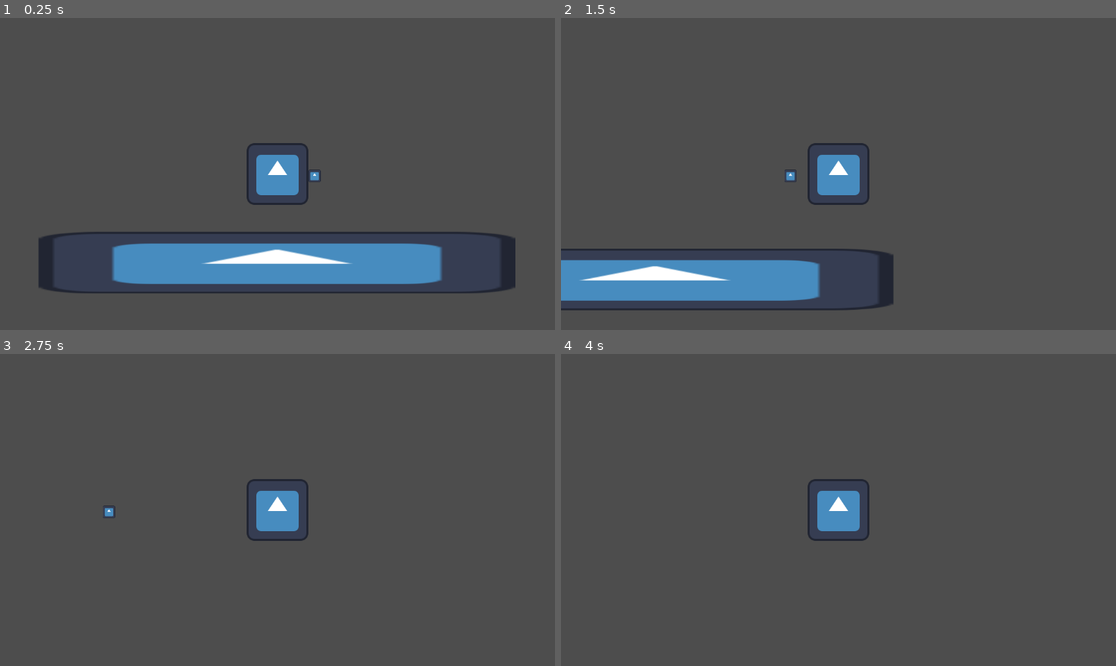
Above: before the commit, frames 1-4 (two rows, left to right).
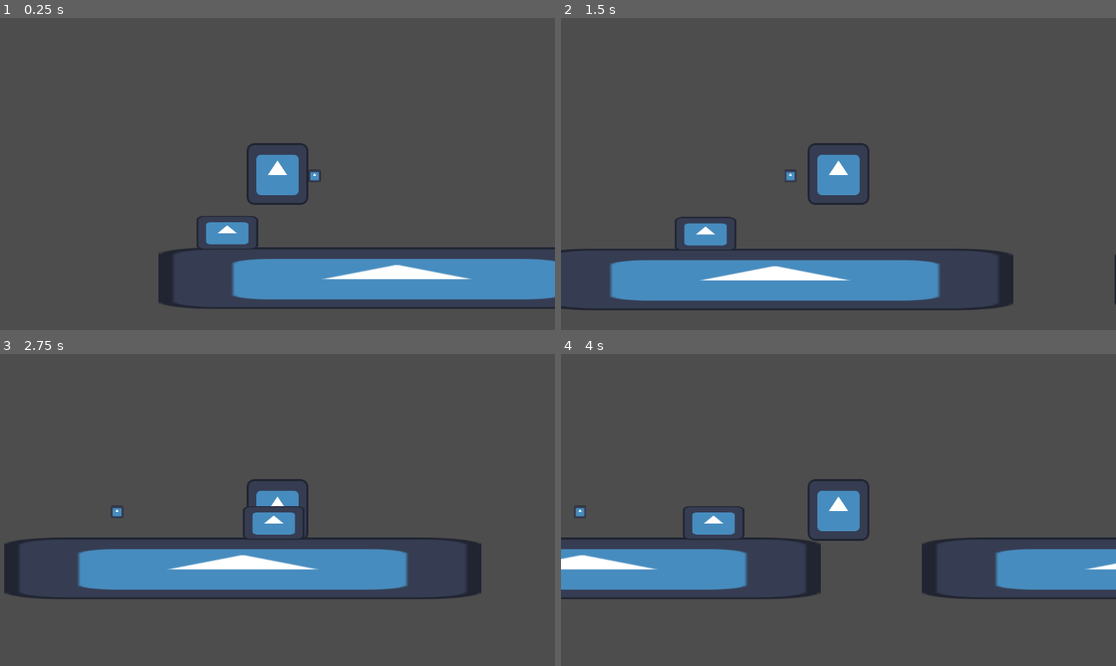
Above: after the commit, the same moments.

Repository: Sqealbert/bad_ideas_game_jam
Game: Godot game, scene res://scenes/test.tscn
The game is run twice, just before and just after one commit, with the same random seed, the same clock (stepped at 60 frames per second) and the same inputs. The engine's default icon, where the game draws it, is replaced by a stand-in: a white triangle on a blue panel in a dark square.
Inputs (mouse positions are in pixels of both pictures, inside the frame that each line leads up to):
- Up to frame 1 (0.25 s): no input
- Up to frame 2 (1.5 s): move the mouse to (960, 158) at 0.52 s; hold D (move_right) from 0.53 s (still down); click (960, 158) at 0.6 s; tap Space (jump) at 0.77 s; move the mouse to (727, 189) at 1.27 s; click (727, 189) at 1.35 s
- Up to frame 3 (2.75 s): tap Space (jump) at 1.52 s; move the mouse to (333, 441) at 2.02 s; release D (move_right) at 2.03 s; hold A (move_left) from 2.03 s (still down); click (333, 441) at 2.1 s
- Up to frame 4 (4 s): move the mouse to (810, 572) at 2.77 s; release A (move_left) at 2.78 s; hold D (move_right) from 2.78 s (still down); click (810, 572) at 2.85 s; tap Space (jump) at 3.02, 3.77 s; move the mouse to (1005, 556) at 3.52 s; click (1005, 556) at 3.6 s

The runs differ from the first frame. In frame 1, 13% of the frame differs, in the area x 7-100%, y 63-94%; in frame 2, 7.2%; in frame 3, 11%; in frame 4, 10%.

Commit message:
adding base walking enemy and a child enemy using states periodicly changing from idle to moving. added state scenes, whitch could be used for modular enemy creation. all is in a separate folder

Diff:
--- /dev/null
+++ b/enemies/base_enemy/BaseEnemy.tscn
@@ -0,0 +1,44 @@
+[gd_scene load_steps=5 format=3 uid="uid://bhdqvrokkm3o5"]
+
+[ext_resource type="Texture2D" uid="uid://c2wc5eupjnxcv" path="res://audio/icon.svg" id="1_e07sp"]
+[ext_resource type="Script" uid="uid://chbyimuucsvtv" path="res://enemies/base_enemy/base_enemy.gd" id="1_s437t"]
+
+[sub_resource type="RectangleShape2D" id="RectangleShape2D_e07sp"]
+size = Vector2(116, 64.84018)
+
+[sub_resource type="SeparationRayShape2D" id="SeparationRayShape2D_s437t"]
+
+[node name="BaseEnemy" type="CharacterBody2D"]
+collision_layer = 2
+script = ExtResource("1_s437t")
+
+[node name="Sprite2D" type="Sprite2D" parent="."]
+scale = Vector2(1, 0.546875)
+texture = ExtResource("1_e07sp")
+
+[node name="BodyCollision" type="CollisionShape2D" parent="."]
+position = Vector2(-1, 0)
+shape = SubResource("RectangleShape2D_e07sp")
+
+[node name="SenceCollision" type="Node2D" parent="."]
+
+[node name="TraceLeft" type="Area2D" parent="SenceCollision"]
+collision_layer = 0
+
+[node name="TraceLeftGround" type="CollisionShape2D" parent="SenceCollision/TraceLeft"]
+position = Vector2(-64, 29)
+rotation = 0.5235988
+shape = SubResource("SeparationRayShape2D_s437t")
+
+[node name="TraceRight" type="Area2D" parent="SenceCollision"]
+collision_layer = 0
+
+[node name="TraceRightGround" type="CollisionShape2D" parent="SenceCollision/TraceRight"]
+position = Vector2(63, 28)
+rotation = -0.5235988
+shape = SubResource("SeparationRayShape2D_s437t")
+
+[node name="States" type="Node" parent="."]
+
+[connection signal="body_exited" from="SenceCollision/TraceLeft" to="." method="ledge_collision_detect"]
+[connection signal="body_exited" from="SenceCollision/TraceRight" to="." method="ledge_collision_detect"]
--- /dev/null
+++ b/enemies/base_enemy/base_enemy.gd
@@ -0,0 +1,45 @@
+extends CharacterBody2D
+class_name BaseEnemy
+
+const SPEED = 10000.0
+var curent_direction:Vector2 = Vector2(1, 0)
+
+# state handeling
+var current_state
+@export var current_state_index: int = 999
+
+
+
+func _ready() -> void:
+	# inicialise states if begining state exists else return error
+	if current_state_index != 999:
+		current_state = $States.get_children()[current_state_index]
+		for state in $States.get_children():
+			state.init(self)
+	elif $States.get_children().size(): # if has children raise an error
+		push_error("Enemy " + self.name + " has no beginning state")
+
+func turn():
+	curent_direction.x *= -1
+
+func _physics_process(delta: float) -> void:
+
+	# do AI logic
+	AI(delta)
+
+
+	move_and_slide()
+
+func AI(delta):
+	# Add the gravity.
+	if not is_on_floor():
+		velocity += get_gravity() * delta
+
+	velocity.x = SPEED * curent_direction.x * delta
+
+
+	if is_on_wall():
+		turn()
+
+func ledge_collision_detect(_body: Node2D):
+	turn()
--- /dev/null
+++ b/enemies/example_enemy_states/Walker.tscn
@@ -0,0 +1,23 @@
+[gd_scene load_steps=5 format=3 uid="uid://b72lipvoxrkk4"]
+
+[ext_resource type="PackedScene" uid="uid://bhdqvrokkm3o5" path="res://enemies/base_enemy/BaseEnemy.tscn" id="1_bltr0"]
+[ext_resource type="Script" uid="uid://b5hcmmrgnjrk6" path="res://enemies/example_enemy_states/walker.gd" id="2_c4nb7"]
+[ext_resource type="PackedScene" uid="uid://bsw3ysvyq6sik" path="res://enemies/states/st_walk.tscn" id="3_cssdf"]
+[ext_resource type="PackedScene" uid="uid://djfk6nmcvncb1" path="res://enemies/states/st_idle.tscn" id="4_k4eym"]
+
+[node name="WalkerEnemy" instance=ExtResource("1_bltr0")]
+scale = Vector2(0.495, 2.19)
+script = ExtResource("2_c4nb7")
+
+[node name="BodyCollision" parent="." index="1"]
+position = Vector2(-0.99999976, -1.8507378e-06)
+scale = Vector2(0.9999999, 1)
+
+[node name="ST_Walk" parent="States" index="0" instance=ExtResource("3_cssdf")]
+
+[node name="ST_Idle" parent="States" index="1" instance=ExtResource("4_k4eym")]
+
+[node name="StateSwitchTimer" type="Timer" parent="." index="4"]
+autostart = true
+
+[connection signal="timeout" from="StateSwitchTimer" to="." method="_on_state_switch_timer_timeout"]
--- /dev/null
+++ b/enemies/example_enemy_states/walker.gd
@@ -0,0 +1,17 @@
+extends BaseEnemy
+
+
+func AI(delta):
+	# Add the gravity.
+	if not is_on_floor():
+		velocity += get_gravity() * delta
+
+	if is_on_wall():
+		turn()
+
+	current_state.run(delta)
+
+func _on_state_switch_timer_timeout() -> void:
+	current_state_index = !current_state_index # switches between 0 and 1
+
+	current_state = $States.get_children()[current_state_index]
--- /dev/null
+++ b/enemies/states/BaseState.tscn
@@ -0,0 +1,6 @@
+[gd_scene load_steps=2 format=3 uid="uid://iv6x7jvrkl1j"]
+
+[ext_resource type="Script" uid="uid://bc5iwyiju45i7" path="res://enemies/states/base_state.gd" id="1_7ohkm"]
+
+[node name="BaseState" type="Node"]
+script = ExtResource("1_7ohkm")
--- /dev/null
+++ b/enemies/states/base_state.gd
@@ -0,0 +1,10 @@
+class_name BaseState extends Node
+
+var parent: BaseEnemy
+
+func init(enemyparent: BaseEnemy):
+	parent = enemyparent
+
+func run(_delta):
+	print("base")
+	pass
--- /dev/null
+++ b/enemies/states/st_idle.gd
@@ -0,0 +1,4 @@
+class_name ST_Idle extends BaseState
+
+func run(_delta):
+	parent.velocity.x = 0
--- /dev/null
+++ b/enemies/states/st_idle.tscn
@@ -0,0 +1,7 @@
+[gd_scene load_steps=3 format=3 uid="uid://djfk6nmcvncb1"]
+
+[ext_resource type="PackedScene" uid="uid://iv6x7jvrkl1j" path="res://enemies/states/BaseState.tscn" id="1_orhq1"]
+[ext_resource type="Script" uid="uid://b7mxvmxqdy28t" path="res://enemies/states/st_idle.gd" id="2_0dncl"]
+
+[node name="ST_Idle" instance=ExtResource("1_orhq1")]
+script = ExtResource("2_0dncl")
--- /dev/null
+++ b/enemies/states/st_walk.gd
@@ -0,0 +1,4 @@
+class_name ST_Walk extends BaseState
+
+func run(delta):
+	parent.velocity.x = parent.SPEED * parent.curent_direction.x * delta
--- /dev/null
+++ b/enemies/states/st_walk.tscn
@@ -0,0 +1,7 @@
+[gd_scene load_steps=3 format=3 uid="uid://bsw3ysvyq6sik"]
+
+[ext_resource type="PackedScene" uid="uid://iv6x7jvrkl1j" path="res://enemies/states/BaseState.tscn" id="1_abpb2"]
+[ext_resource type="Script" uid="uid://x1fc5mwd04ov" path="res://enemies/states/st_walk.gd" id="2_0fqsy"]
+
+[node name="ST_Walk" instance=ExtResource("1_abpb2")]
+script = ExtResource("2_0fqsy")
--- a/scenes/test.tscn
+++ b/scenes/test.tscn
@@ -1,7 +1,9 @@
-[gd_scene load_steps=4 format=3 uid="uid://b26s4j7cwwjxt"]
+[gd_scene load_steps=6 format=3 uid="uid://b26s4j7cwwjxt"]
 
 [ext_resource type="PackedScene" uid="uid://casgcs7q8ujxx" path="res://scenes/player.tscn" id="1_errlg"]
 [ext_resource type="Texture2D" uid="uid://cmsunywnrf3cr" path="res://scripts/icon.svg" id="2_bl13t"]
+[ext_resource type="PackedScene" uid="uid://b72lipvoxrkk4" path="res://enemies/example_enemy_states/Walker.tscn" id="3_74lek"]
+[ext_resource type="PackedScene" uid="uid://bhdqvrokkm3o5" path="res://enemies/base_enemy/BaseEnemy.tscn" id="3_iyx0m"]
 
 [sub_resource type="RectangleShape2D" id="RectangleShape2D_iyx0m"]
 size = Vector2(984, 120)
@@ -9,6 +11,7 @@
 [node name="Test" type="Node2D"]
 
 [node name="Player" parent="." instance=ExtResource("1_errlg")]
+position = Vector2(-249, -32)
 
 [node name="StaticBody2D" type="StaticBody2D" parent="."]
 
@@ -20,3 +23,22 @@
 position = Vector2(-1, 247)
 scale = Vector2(7.734375, 1)
 texture = ExtResource("2_bl13t")
+
+[node name="StaticBody2D2" type="StaticBody2D" parent="."]
+position = Vector2(1200, 0)
+
+[node name="CollisionShape2D" type="CollisionShape2D" parent="StaticBody2D2"]
+position = Vector2(-3, 245)
+shape = SubResource("RectangleShape2D_iyx0m")
+
+[node name="Icon" type="Sprite2D" parent="StaticBody2D2"]
+position = Vector2(-1, 247)
+scale = Vector2(7.734375, 1)
+texture = ExtResource("2_bl13t")
+
+[node name="BaseEnemy" parent="." instance=ExtResource("3_iyx0m")]
+position = Vector2(-395, 136)
+
+[node name="WalkerEnemy" parent="." instance=ExtResource("3_74lek")]
+position = Vector2(1080.9999, 27)
+current_state_index = 0
Not shown, added: enemies/base_enemy/base_enemy.gd.uid
Not shown, added: enemies/example_enemy_states/walker.gd.uid
Not shown, added: enemies/states/base_state.gd.uid
Not shown, added: enemies/states/st_idle.gd.uid
Not shown, added: enemies/states/st_walk.gd.uid
